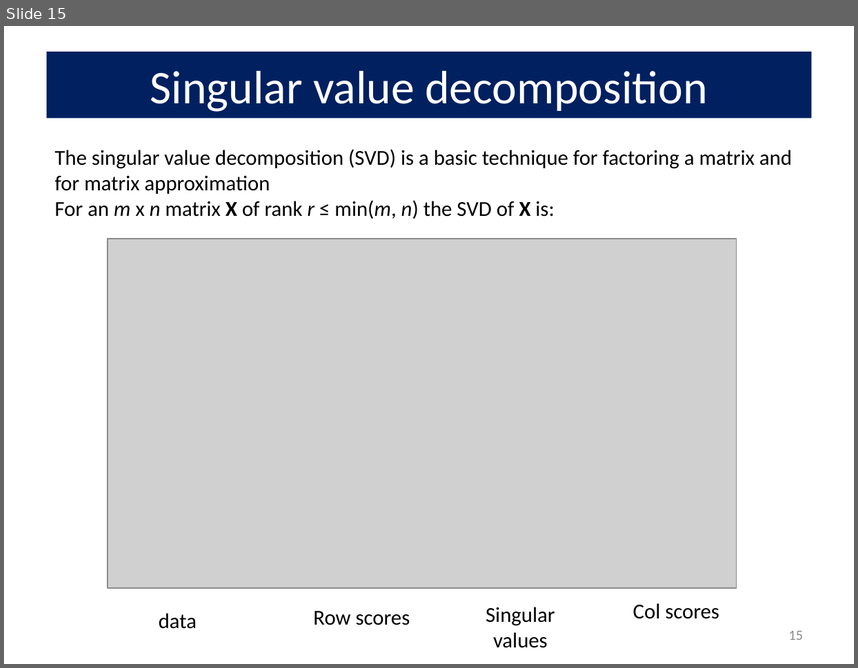
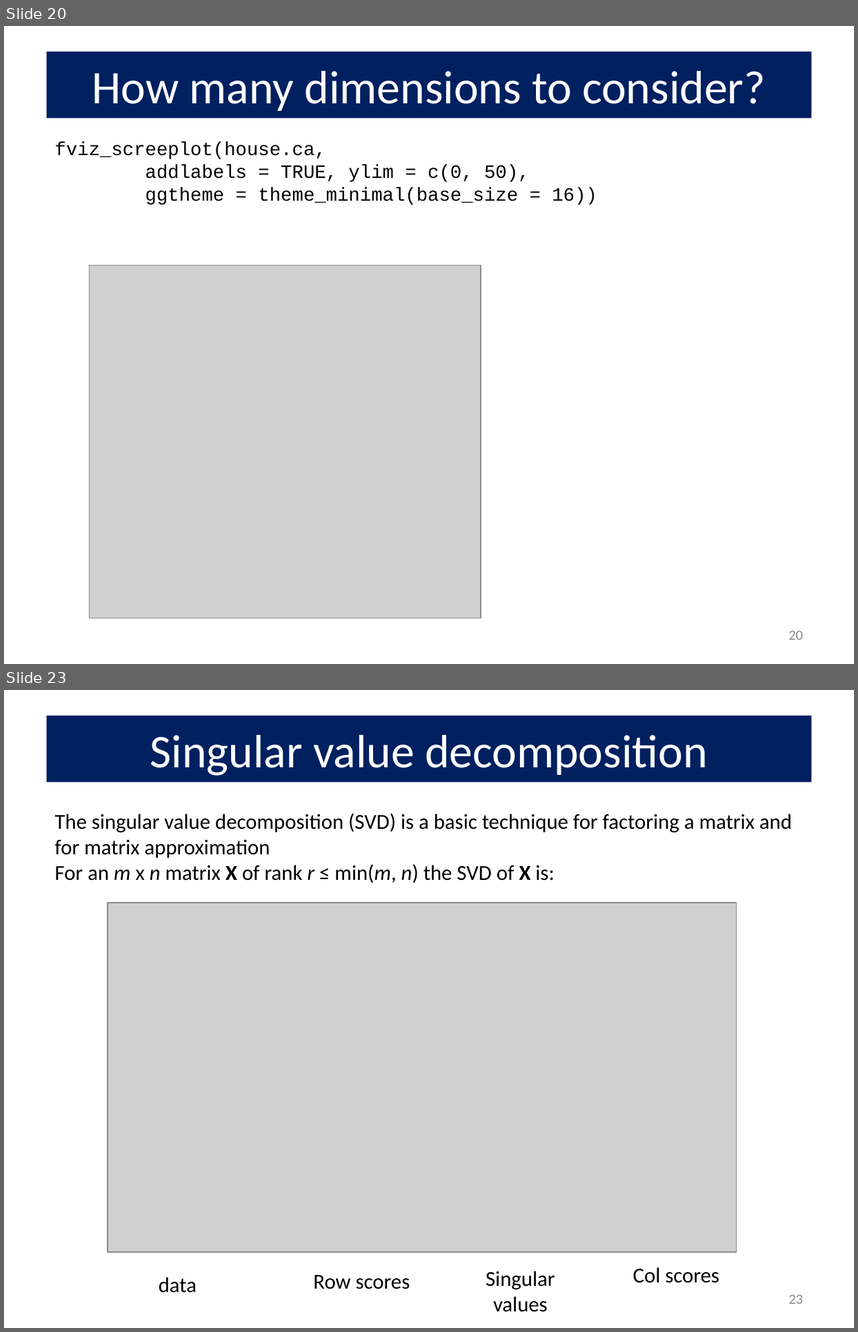
Before and after one commit to friendly/psy6136, a slide deck: lectures/05-Corresp.pptx. Shown one above the other, each under a label of ours: slide 15 before the commit, slides 20 and 23 after it; the slides between them are not shown. The pictures are 858x668 and 858x1332 pixels, drawn with LibreOffice and Linux fonts; fonts in the diff are those of the drawing; grey boxes stand for pictures. Boxes give left, top, right and bottom in pixels: in the first picture for what was removed or moved away, otherwise in the second. Text is boxed around its words. In the diff, an @@ line names an element or a change of style, - is before the commit and + after.

```diff
--- a/lectures/05-Corresp.pptx
+++ b/lectures/05-Corresp.pptx
@@ slide 20 added at [4, 26, 854, 664], background #FFFFFF @@
@@ title added at [47, 52, 811, 118], fill #002060, 39.6 pt, text #FFFFFF @@
+How many dimensions to consider?
@@ text added at [55, 142, 597, 205], 16 pt, text #000000 @@
+fviz_screeplot(house.ca,
+addlabels = TRUE, ylim = c(0, 50),
+ggtheme = theme_minimal(base_size = 16))
@@ picture added at [89, 265, 481, 617] @@
@@ page number added at [789, 630, 803, 639], 12 pt, text #8C8C8C @@
+20
@@ what was slide 15 is now slide 23 @@
@@ page number at [789, 1294, 803, 1303]: text changed @@
-15
+23
```
Also in this commit, not shown: 10 slides changed, 7 other slides added, 5 other files.
